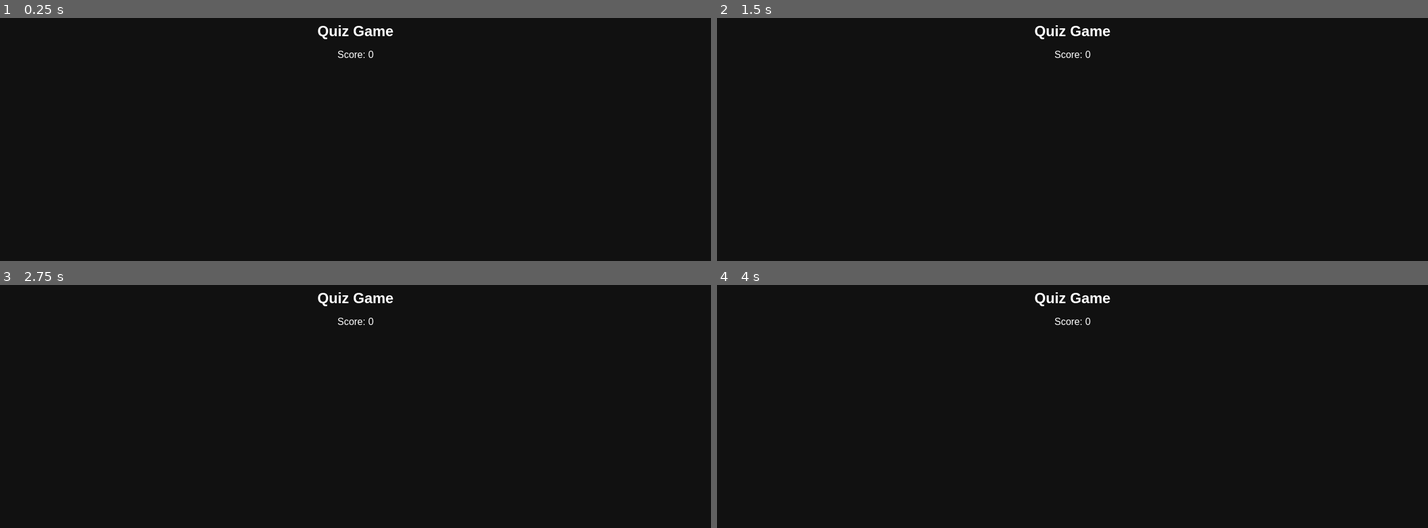
Above: before the commit, frames 1-4 (two rows, left to right).
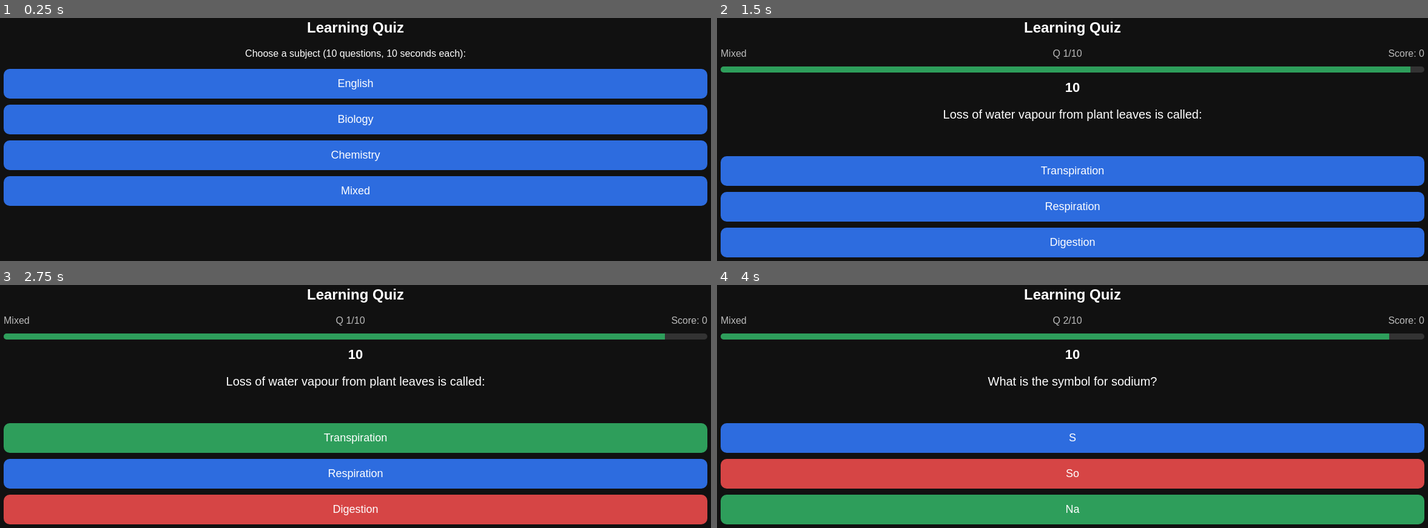
Above: after the commit, the same moments.

Repository: zumahinternational-a11y/My-game
Game: browser game, page index.html
Same seed, same stepped clock (60 frames per second), same inputs: the game is played once before the commit and once after it.
Inputs (mouse positions are in pixels of both pictures, inside the frame that each line leads up to):
- Up to frame 1 (0.25 s): no input
- Up to frame 2 (1.5 s): click (1072, 190) at 1.27 s, where only the run after the commit has a clickable "Mixed"
- Up to frame 3 (2.75 s): click (355, 510) at 1.87 s, where only the run after the commit has a clickable "Digestion"
- Up to frame 4 (4 s): click (1072, 474) at 3.67 s, where only the run after the commit has a clickable "So"

The runs differ from the first frame. In frame 1, 49% of the frame differs, in the area x 0-100%, y 1-78%; in frame 2, 40%; in frame 3, 40%; in frame 4, 40%.

Commit message:
Update quiz game title and enhance layout

Diff:
--- a/index.html
+++ b/index.html
@@ -3,55 +3,199 @@
 <head>
 <meta charset="utf-8">
 <meta name="viewport" content="width=device-width, initial-scale=1">
-<title>Quiz Game</title>
+<title>Learning Quiz</title>
 <style>
   body { margin:0; padding:20px; background:#111; color:#fff; font-family:sans-serif; text-align:center; }
-  h1 { font-size:24px; }
-  #question { font-size:20px; margin:20px 0; }
+  h1 { font-size:24px; margin:10px 0 20px; }
   button { display:block; width:100%; margin:10px 0; padding:14px; font-size:18px; border:none; border-radius:10px; background:#2d6cdf; color:#fff; }
   button.correct { background:#2e9e5b; }
   button.wrong { background:#d64545; }
-  #next { background:#555; display:none; }
+  button:disabled { opacity:1; }
+  #info { display:flex; justify-content:space-between; font-size:16px; color:#bbb; }
+  #timerWrap { height:10px; background:#333; border-radius:5px; margin:12px 0; overflow:hidden; }
+  #timerBar { height:100%; width:100%; background:#2e9e5b; }
+  #timeText { font-size:22px; font-weight:bold; }
+  #question { font-size:20px; margin:20px 0; min-height:60px; }
+  .hidden { display:none; }
 </style>
 </head>
 <body>
-<h1>Quiz Game</h1>
-<div id="score">Score: 0</div>
-<div id="question"></div>
-<div id="answers"></div>
-<button id="next">Next</button>
+<h1>Learning Quiz</h1>
+
+<div id="menu">
+  <p>Choose a subject (10 questions, 10 seconds each):</p>
+  <button onclick="startGame('English')">English</button>
+  <button onclick="startGame('Biology')">Biology</button>
+  <button onclick="startGame('Chemistry')">Chemistry</button>
+  <button onclick="startGame('Mixed')">Mixed</button>
+</div>
+
+<div id="game" class="hidden">
+  <div id="info"><span id="subject"></span><span id="count"></span><span id="score"></span></div>
+  <div id="timerWrap"><div id="timerBar"></div></div>
+  <div id="timeText">10</div>
+  <div id="question"></div>
+  <div id="answers"></div>
+</div>
+
+<div id="result" class="hidden">
+  <h2 id="resultText"></h2>
+  <button onclick="showMenu()">Play again</button>
+</div>
 
 <script>
-const questions = [
-  { q: "What is the capital of France?", a: ["Paris", "Rome", "Madrid"], c: 0 },
-  { q: "What is 7 x 8?", a: ["54", "56", "64"], c: 1 },
-  { q: "Which planet is closest to the Sun?", a: ["Venus", "Earth", "Mercury"], c: 2 }
-];
-let i = 0, score = 0;
-const qEl = document.getElementById('question');
-const aEl = document.getElementById('answers');
-const next = document.getElementById('next');
-
-function show() {
-  next.style.display = 'none';
-  aEl.innerHTML = '';
-  if (i >= questions.length) {
-    qEl.textContent = 'Done! You scored ' + score + ' / ' + questions.length;
-    return;
+const bank = {
+  English: [
+    { q: "Which word is a noun?", a: ["Happiness", "Quickly", "Beautiful"] },
+    { q: "What is the past tense of 'go'?", a: ["Went", "Goed", "Gone"] },
+    { q: "What is the opposite of 'ancient'?", a: ["Modern", "Old", "Broken"] },
+    { q: "Which sentence is correct?", a: ["She doesn't like tea.", "She don't like tea.", "She not like tea."] },
+    { q: "Which word means the same as 'happy'?", a: ["Joyful", "Angry", "Tired"] },
+    { q: "Which word is a verb?", a: ["Jump", "Table", "Blue"] },
+    { q: "What is the plural of 'child'?", a: ["Children", "Childs", "Childes"] },
+    { q: "He is taller ___ his brother.", a: ["than", "then", "that"] },
+    { q: "Which word is an adjective?", a: ["Green", "Slowly", "Run"] },
+    { q: "A word that describes a verb is called a(n):", a: ["Adverb", "Noun", "Pronoun"] }
+  ],
+  Biology: [
+    { q: "Which part of the cell is the powerhouse?", a: ["Mitochondria", "Nucleus", "Ribosome"] },
+    { q: "Which gas do plants take in for photosynthesis?", a: ["Carbon dioxide", "Oxygen", "Nitrogen"] },
+    { q: "Which organ pumps blood around the body?", a: ["Heart", "Liver", "Lungs"] },
+    { q: "What is the basic unit of life?", a: ["Cell", "Atom", "Organ"] },
+    { q: "Which pigment makes plants green?", a: ["Chlorophyll", "Haemoglobin", "Melanin"] },
+    { q: "Which blood cells fight infection?", a: ["White blood cells", "Red blood cells", "Platelets"] },
+    { q: "How many chambers does the human heart have?", a: ["4", "2", "3"] },
+    { q: "Which vitamin do we get from sunlight?", a: ["Vitamin D", "Vitamin C", "Vitamin A"] },
+    { q: "Loss of water vapour from plant leaves is called:", a: ["Transpiration", "Digestion", "Respiration"] },
+    { q: "What does DNA stand for?", a: ["Deoxyribonucleic acid", "Dynamic nuclear acid", "Double nitrogen acid"] }
+  ],
+  Chemistry: [
+    { q: "What is the chemical formula of water?", a: ["H2O", "CO2", "O2"] },
+    { q: "What is the symbol for sodium?", a: ["Na", "S", "So"] },
+    { q: "What is the pH of a neutral solution?", a: ["7", "0", "14"] },
+    { q: "Which gas do we need to breathe to live?", a: ["Oxygen", "Hydrogen", "Helium"] },
+    { q: "What is the atomic number of carbon?", a: ["6", "12", "8"] },
+    { q: "What is the chemical formula of table salt?", a: ["NaCl", "KCl", "HCl"] },
+    { q: "Which of these is a noble gas?", a: ["Helium", "Oxygen", "Chlorine"] },
+    { q: "What is the symbol for gold?", a: ["Au", "Ag", "Go"] },
+    { q: "Which acid is found in lemons?", a: ["Citric acid", "Sulfuric acid", "Hydrochloric acid"] },
+    { q: "Which particles have a negative charge?", a: ["Electrons", "Protons", "Neutrons"] }
+  ]
+};
+
+const TOTAL = 10;
+const TIME = 10;
+let list = [], idx = 0, score = 0, locked = false, timeLeft = TIME, timer = null;
+
+const $ = id => document.getElementById(id);
+
+function shuffle(arr) {
+  const a = arr.slice();
+  for (let i = a.length - 1; i > 0; i--) {
+    const j = Math.floor(Math.random() * (i + 1));
+    [a[i], a[j]] = [a[j], a[i]];
   }
-  qEl.textContent = questions[i].q;
-  questions[i].a.forEach((text, idx) => {
+  return a;
+}
+
+function startGame(name) {
+  let pool = name === 'Mixed'
+    ? bank.English.concat(bank.Biology, bank.Chemistry)
+    : bank[name];
+  list = shuffle(pool).slice(0, TOTAL);
+  idx = 0;
+  score = 0;
+  $('subject').textContent = name;
+  $('menu').classList.add('hidden');
+  $('result').classList.add('hidden');
+  $('game').classList.remove('hidden');
+  showQuestion();
+}
+
+function showQuestion() {
+  if (idx >= list.length) { finish(); return; }
+  locked = false;
+  const item = list[idx];
+  $('count').textContent = 'Q ' + (idx + 1) + '/' + list.length;
+  $('score').textContent = 'Score: ' + score;
+  $('question').textContent = item.q;
+  const box = $('answers');
+  box.innerHTML = '';
+  shuffle(item.a).forEach(text => {
     const b = document.createElement('button');
     b.textContent = text;
-    b.onclick = () => pick(b, idx);
-    aEl.appendChild(b);
+    b.onclick = () => pick(b, text);
+    box.appendChild(b);
   });
-}
-function pick(btn, idx) {
-  const right = questions[i].c;
-  [...aEl.children].forEach((b, n) => {
+  startTimer();
+}
+
+function startTimer() {
+  clearInterval(timer);
+  timeLeft = TIME;
+  updateTimer();
+  timer = setInterval(() => {
+    timeLeft -= 0.1;
+    if (timeLeft <= 0) {
+      timeLeft = 0;
+      updateTimer();
+      timeUp();
+    } else {
+      updateTimer();
+    }
+  }, 100);
+}
+
+function updateTimer() {
+  $('timeText').textContent = Math.ceil(timeLeft);
+  const pct = (timeLeft / TIME) * 100;
+  const bar = $('timerBar');
+  bar.style.width = pct + '%';
+  bar.style.background = timeLeft <= 3 ? '#d64545' : '#2e9e5b';
+}
+
+function revealCorrect() {
+  const right = list[idx].a[0];
+  [...$('answers').children].forEach(b => {
     b.disabled = true;
-    if (n === right) b.classList.add('correct');
+    if (b.textContent === right) b.classList.add('correct');
   });
-  if (idx === right) { score++; }
-  else { btn.classList.add('wrong
+}
+
+function pick(btn, text) {
+  if (locked) return;
+  locked = true;
+  clearInterval(timer);
+  if (text === list[idx].a[0]) {
+    score++;
+  } else {
+    btn.classList.add('wrong');
+  }
+  revealCorrect();
+  $('score').textContent = 'Score: ' + score;
+  setTimeout(() => { idx++; showQuestion(); }, 1200);
+}
+
+function timeUp() {
+  if (locked) return;
+  locked = true;
+  clearInterval(timer);
+  revealCorrect();
+  setTimeout(() => { idx++; showQuestion(); }, 1200);
+}
+
+function finish() {
+  clearInterval(timer);
+  $('game').classList.add('hidden');
+  $('result').classList.remove('hidden');
+  $('resultText').textContent = 'Done! You scored ' + score + ' / ' + list.length;
+}
+
+function showMenu() {
+  $('result').classList.add('hidden');
+  $('game').classList.add('hidden');
+  $('menu').classList.remove('hidden');
+}
+</script>
+</body>
+</html>
